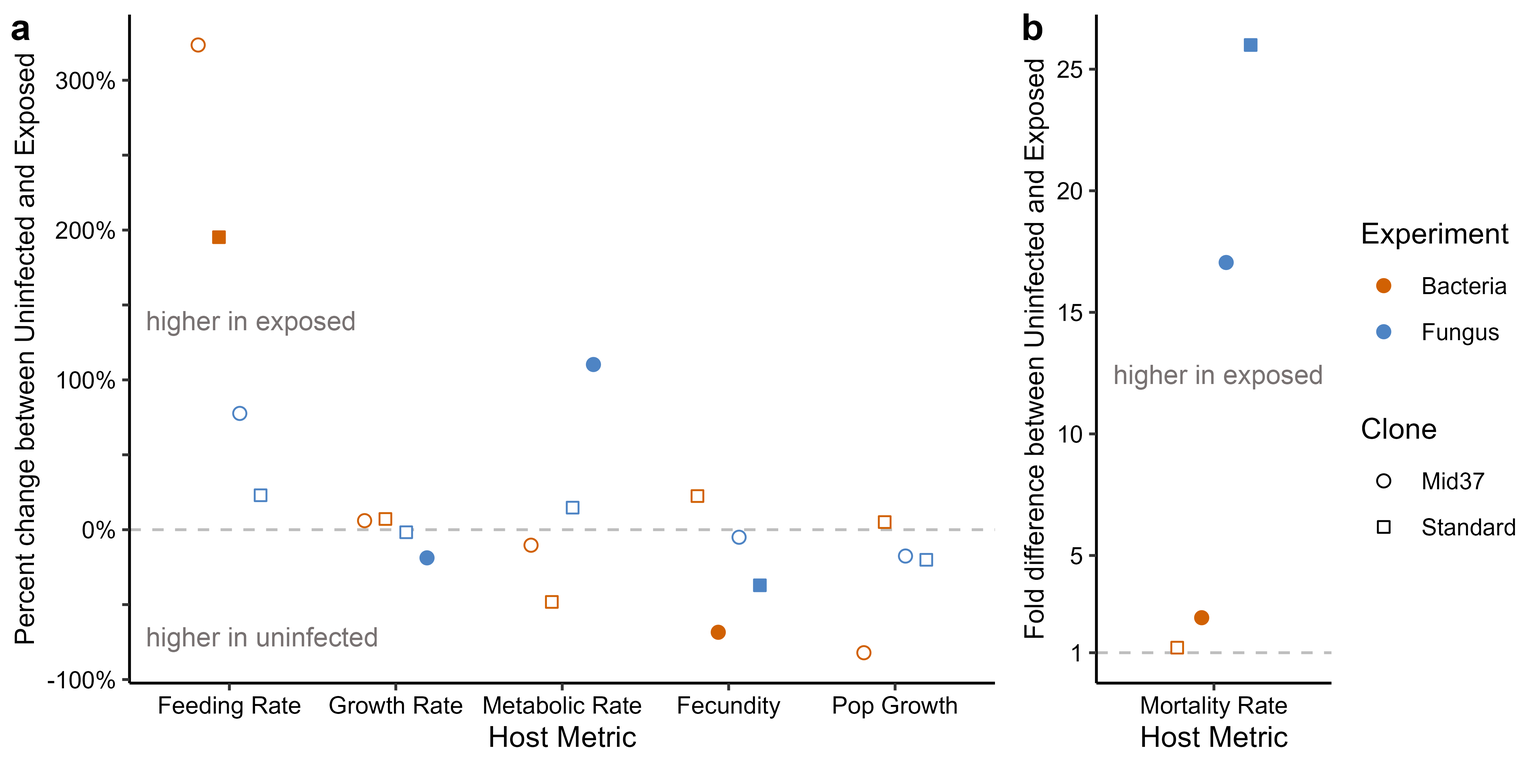
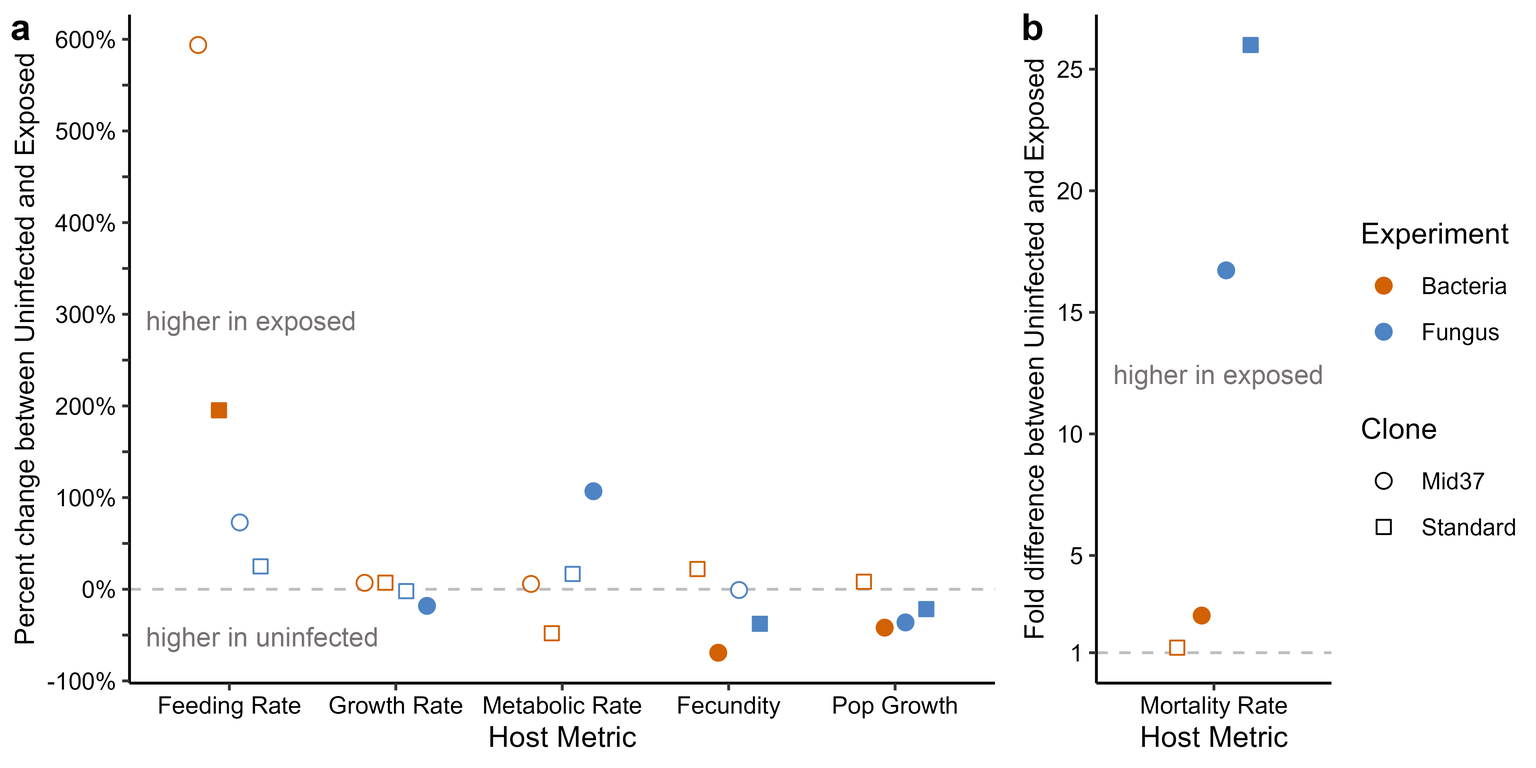
Before/after of a 1536×768 layered artwork. What changed in the layer stack:
removed layer "Layer 0" over [47, 30, 1393, 690]
added layer "Fig4_PercentChangeUninfExposed" over [47, 30, 1393, 690]
